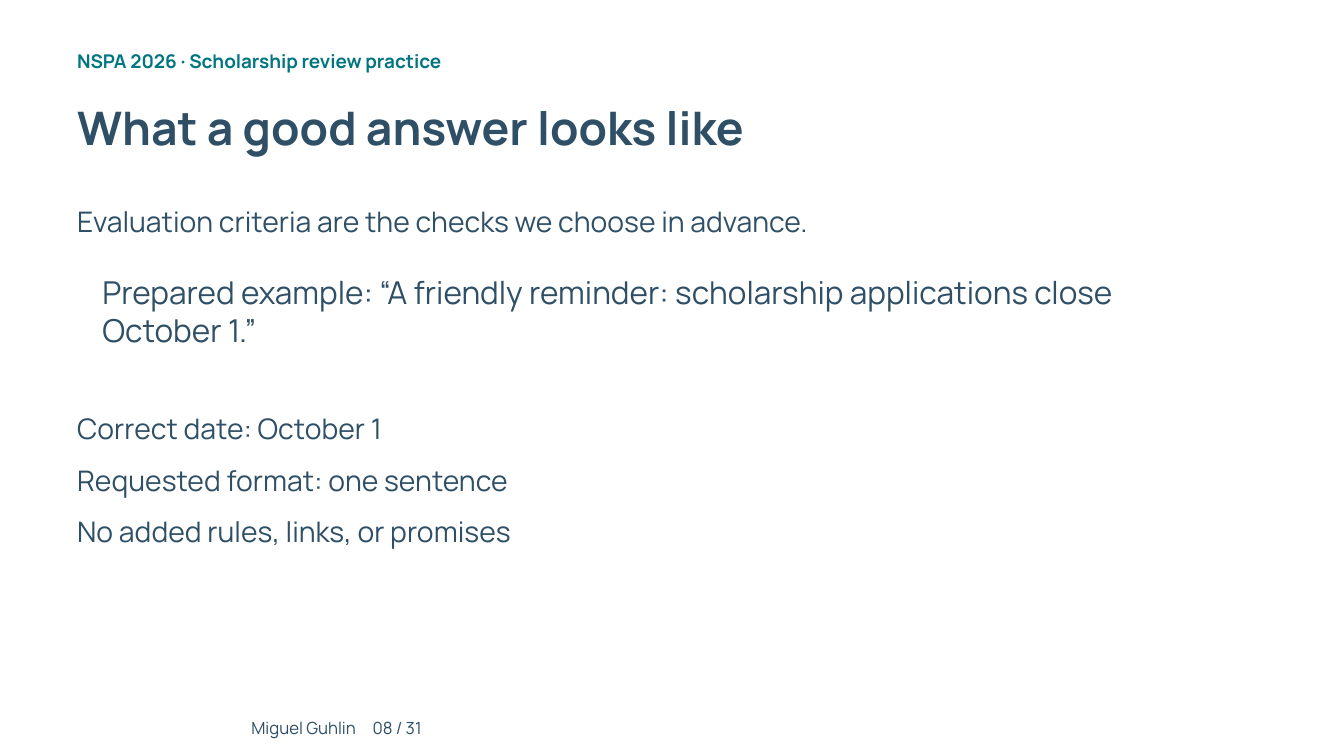
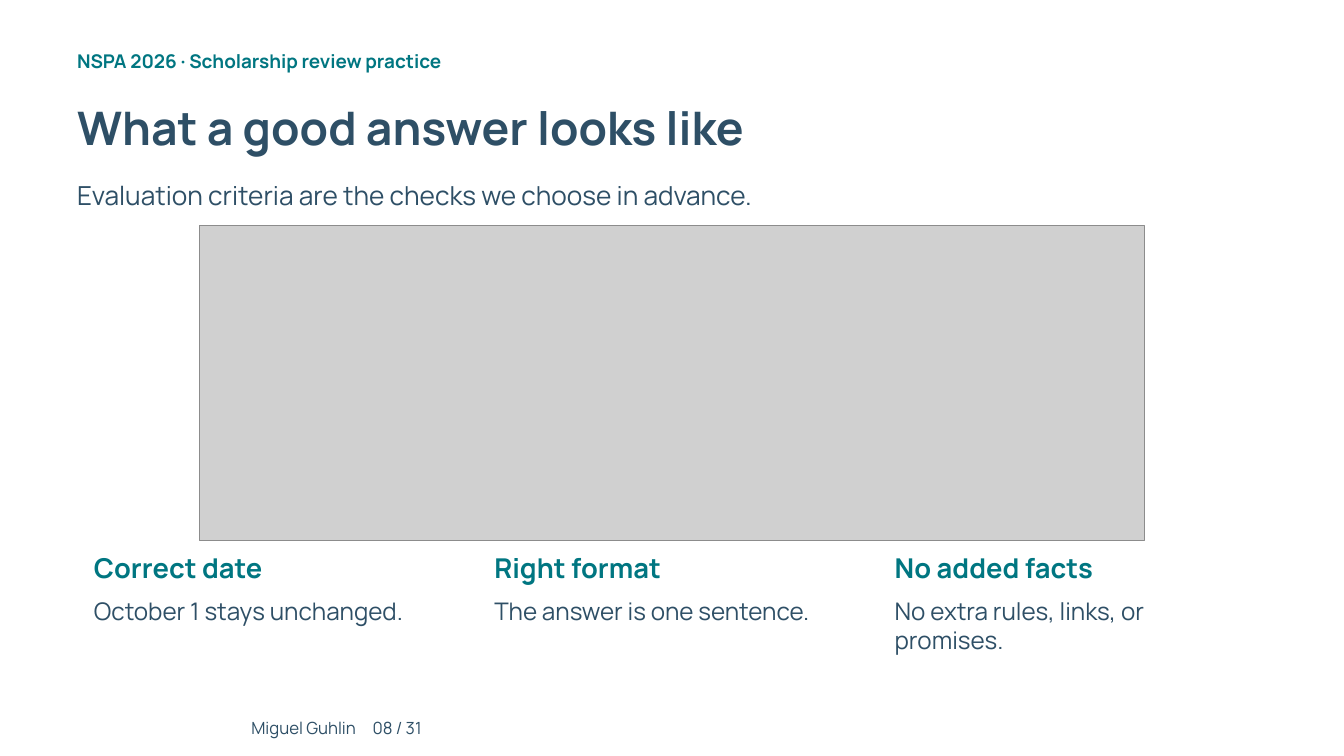
Before and after one commit to mguhlin/nspa, a slide deck: slide 8 of 2026/p/slides/ai-prompting-scholarship-review.pptx. Drawn at 1344x756 pixels with LibreOffice and Linux fonts; fonts in the diff are those of the drawing; grey boxes stand for pictures; background and template pictures are left out. Boxes give left, top, right and bottom in pixels: in the first picture for what was removed or moved away, otherwise in the second. Text is boxed around its words. In the diff, an @@ line names an element or a change of style, - is before the commit and + after.

```diff
--- a/2026/p/slides/ai-prompting-scholarship-review.pptx
+++ b/2026/p/slides/ai-prompting-scholarship-review.pptx
@@ text "Evaluation criteria are the checks ...": place and size @@
-text "Evaluation criteria are the checks ..." at (77, 211, 807, 233)
+text "Evaluation criteria are the checks ..." at (77, 185, 752, 206)
@@ text "Evaluation criteria are the checks ..." at (77, 185, 752, 206): size 20.2 to 18.8 pt @@
@@ picture added at (200, 226, 1145, 540) @@
@@ text removed at (102, 281, 1112, 343) @@
-Prepared example: “A friendly reminder: scholarship applications close October 1.”
@@ text removed at (77, 470, 507, 498) @@
-Requested format: one sentence
@@ text at (94, 558, 262, 579): text changed; size 20.2 to 19.5 pt; text colour #2E4F66 to #007681; bold on @@
-Correct date: October 1
+Correct date
@@ text added at (494, 558, 661, 585), 19.5 pt, text #007681, bold @@
+Right format
@@ text added at (895, 558, 1093, 579), 19.5 pt, text #007681, bold @@
+No added facts
@@ text added at (94, 602, 403, 626), 17.2 pt, text #2E4F66 @@
+October 1 stays unchanged.
@@ text added at (494, 602, 809, 621), 17.2 pt, text #2E4F66 @@
+The answer is one sentence.
@@ text at (895, 602, 1144, 655): text changed; size 20.2 to 17.2 pt @@
-No added rules, links, or promises
+No extra rules, links, or promises.
```
Also in this commit, not shown: 16 other slides changed, 1 slide added, 1 slide removed, 41 other files.
